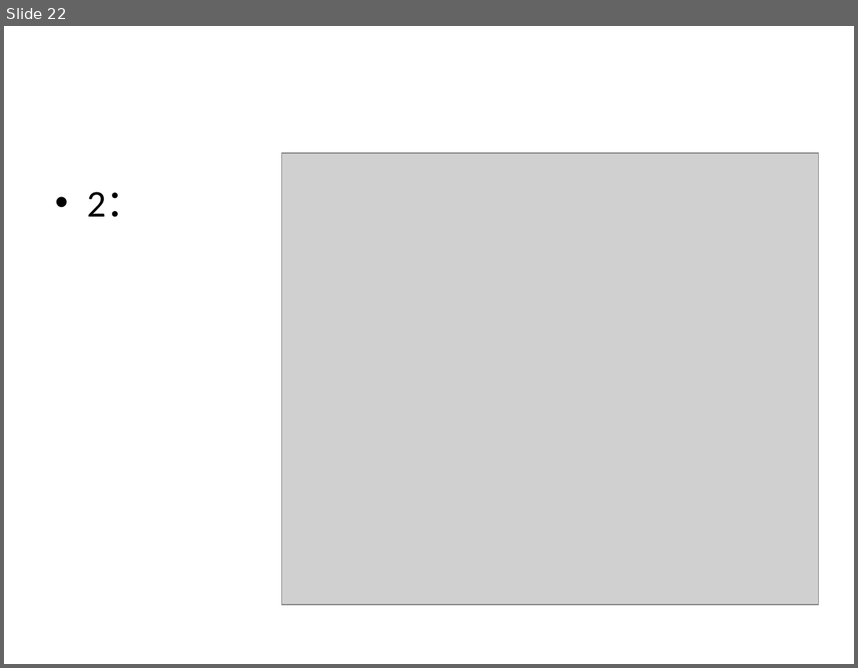
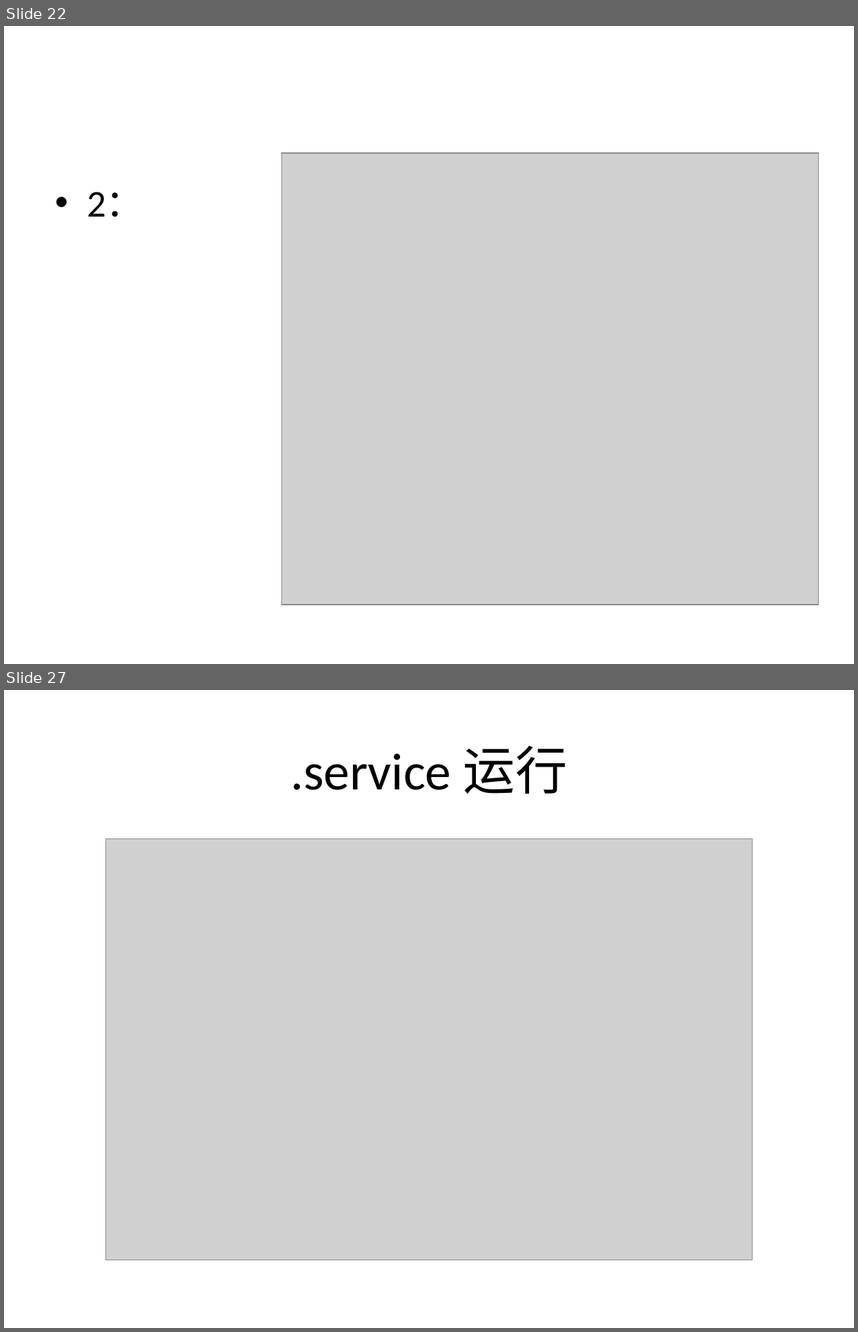
Before and after one commit to slgxmh/liusy.api, a slide deck: 创建工程步骤.pptx. Shown one above the other, each under a label of ours: slide 22 before the commit, slides 22 and 27 after it; the slides between them are not shown. The pictures are 858x668 and 858x1332 pixels, drawn with LibreOffice and Linux fonts; fonts in the diff are those of the drawing; grey boxes stand for pictures. Boxes give left, top, right and bottom in pixels: in the first picture for what was removed or moved away, otherwise in the second. Text is boxed around its words. In the diff, an @@ line names an element or a change of style, - is before the commit and + after.

```diff
--- a/创建工程步骤.pptx
+++ b/创建工程步骤.pptx
@@ slide 27 added at <box>4,690,854,1328</box>, background #FFFFFF @@
@@ title added at <box>290,746,568,794</box>, 44 pt, text #000000 @@
+.service 运行
@@ picture added at <box>106,839,752,1259</box> @@
```
Also in this commit, not shown: 4 other slides added, 13 other files.
